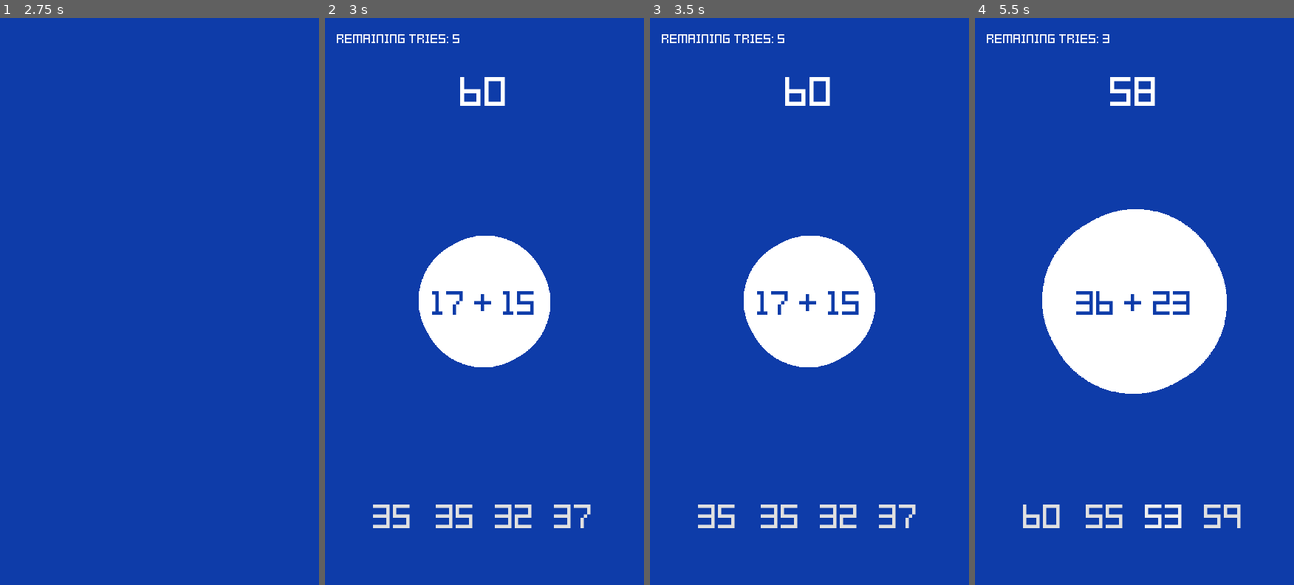
Above: before the commit, frames 1-4 (left to right).
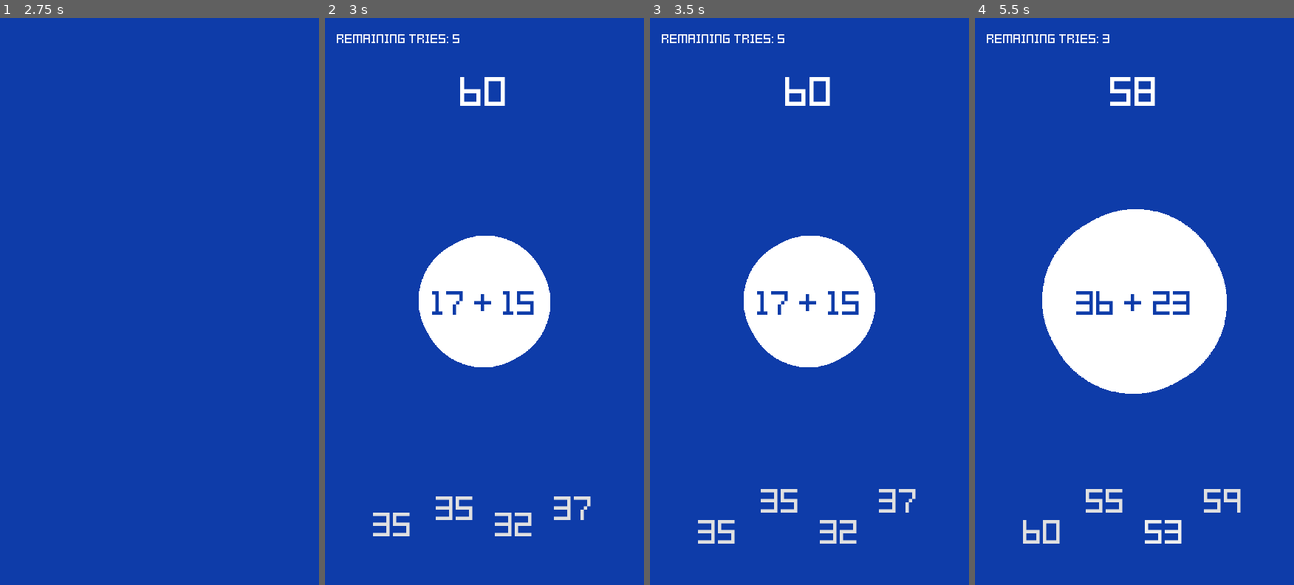
Above: after the commit, the same moments.

Repository: msanatan/Approximately
Game: Godot game, scene res://Scenes/MainMenu.tscn
Two runs of this game, one before a commit and one after it. Both use one fixed random seed, a clock stepped at 60 frames per second and the inputs below.
Inputs:
- Up to frame 1 (2.75 s): click "Play" at 0.5 s; click "Play" at 1.25 s; click "Play" at 2 s
- Up to frame 2 (3 s): no input
- Up to frame 3 (3.5 s): no input
- Up to frame 4 (5.5 s): click "35" at 3.5 s; click "35" at 4.25 s; click "32" at 5 s

Frame 1 is identical in both runs. In frame 2, 1.3% of the frame differs, in the area x 15-84%, y 84-92%; in frame 3, 1.7%; in frame 4, 1.8%, in the area x 15-84%, y 83-93%.

Commit message:
Add an animation player for the buttons to move
I used Tweens, looks like more setup for multiple nodes.
Works well!

Diff:
--- a/Scenes/Game/Answers.tscn
+++ b/Scenes/Game/Answers.tscn
@@ -13,14 +13,119 @@
 
 [sub_resource type="StyleBoxEmpty" id=3]
 
+[sub_resource type="Animation" id=8]
+resource_name = "ButtonMove"
+length = 2.0
+loop = true
+tracks/0/type = "value"
+tracks/0/path = NodePath("Answer1:rect_position")
+tracks/0/interp = 1
+tracks/0/loop_wrap = true
+tracks/0/imported = false
+tracks/0/enabled = true
+tracks/0/keys = {
+"times": PoolRealArray( 0.5, 1, 1.5, 2 ),
+"transitions": PoolRealArray( 1, 1, 1, 1 ),
+"update": 0,
+"values": [ Vector2( 64, 32 ), Vector2( 64, 0 ), Vector2( 64, -32 ), Vector2( 64, 0 ) ]
+}
+tracks/1/type = "value"
+tracks/1/path = NodePath("Answer2:rect_position")
+tracks/1/interp = 1
+tracks/1/loop_wrap = true
+tracks/1/imported = false
+tracks/1/enabled = true
+tracks/1/keys = {
+"times": PoolRealArray( 0.5, 1, 1.5, 2 ),
+"transitions": PoolRealArray( 1, 1, 1, 1 ),
+"update": 0,
+"values": [ Vector2( 144, -32 ), Vector2( 144, 0 ), Vector2( 144, 32 ), Vector2( 144, 0 ) ]
+}
+tracks/2/type = "value"
+tracks/2/path = NodePath("Answer3:rect_position")
+tracks/2/interp = 1
+tracks/2/loop_wrap = true
+tracks/2/imported = false
+tracks/2/enabled = true
+tracks/2/keys = {
+"times": PoolRealArray( 0.5, 1, 1.5, 2 ),
+"transitions": PoolRealArray( 1, 1, 1, 1 ),
+"update": 0,
+"values": [ Vector2( 224, 32 ), Vector2( 224, 0 ), Vector2( 224, -32 ), Vector2( 224, 0 ) ]
+}
+tracks/3/type = "value"
+tracks/3/path = NodePath("Answer4:rect_position")
+tracks/3/interp = 1
+tracks/3/loop_wrap = true
+tracks/3/imported = false
+tracks/3/enabled = true
+tracks/3/keys = {
+"times": PoolRealArray( 0.5, 1, 1.5, 2 ),
+"transitions": PoolRealArray( 1, 1, 1, 1 ),
+"update": 0,
+"values": [ Vector2( 304, -32 ), Vector2( 304, 0 ), Vector2( 304, 32 ), Vector2( 304, 0 ) ]
+}
+
+[sub_resource type="Animation" id=9]
+length = 0.001
+tracks/0/type = "value"
+tracks/0/path = NodePath("Answer1:rect_position")
+tracks/0/interp = 1
+tracks/0/loop_wrap = true
+tracks/0/imported = false
+tracks/0/enabled = true
+tracks/0/keys = {
+"times": PoolRealArray( 0 ),
+"transitions": PoolRealArray( 1 ),
+"update": 0,
+"values": [ Vector2( 64, 32 ) ]
+}
+tracks/1/type = "value"
+tracks/1/path = NodePath("Answer2:rect_position")
+tracks/1/interp = 1
+tracks/1/loop_wrap = true
+tracks/1/imported = false
+tracks/1/enabled = true
+tracks/1/keys = {
+"times": PoolRealArray( 0 ),
+"transitions": PoolRealArray( 1 ),
+"update": 0,
+"values": [ Vector2( 144, 0 ) ]
+}
+tracks/2/type = "value"
+tracks/2/path = NodePath("Answer3:rect_position")
+tracks/2/interp = 1
+tracks/2/loop_wrap = true
+tracks/2/imported = false
+tracks/2/enabled = true
+tracks/2/keys = {
+"times": PoolRealArray( 0 ),
+"transitions": PoolRealArray( 1 ),
+"update": 0,
+"values": [ Vector2( 224, 32 ) ]
+}
+tracks/3/type = "value"
+tracks/3/path = NodePath("Answer4:rect_position")
+tracks/3/interp = 1
+tracks/3/loop_wrap = true
+tracks/3/imported = false
+tracks/3/enabled = true
+tracks/3/keys = {
+"times": PoolRealArray( 0 ),
+"transitions": PoolRealArray( 1 ),
+"update": 0,
+"values": [ Vector2( 304, 0 ) ]
+}
+
 [node name="Answers" type="Node2D"]
 position = Vector2( 0, 640 )
 script = ExtResource( 1 )
 
 [node name="Answer1" type="Button" parent="."]
 margin_left = 64.0
+margin_top = 32.0
 margin_right = 120.0
-margin_bottom = 66.0
+margin_bottom = 98.0
 custom_fonts/font = ExtResource( 2 )
 custom_styles/hover = SubResource( 4 )
 custom_styles/pressed = SubResource( 5 )
@@ -49,8 +154,9 @@
 
 [node name="Answer3" type="Button" parent="."]
 margin_left = 224.0
+margin_top = 32.0
 margin_right = 290.0
-margin_bottom = 66.0
+margin_bottom = 98.0
 custom_fonts/font = ExtResource( 2 )
 custom_styles/hover = SubResource( 4 )
 custom_styles/pressed = SubResource( 5 )
@@ -58,6 +164,9 @@
 custom_styles/disabled = SubResource( 7 )
 custom_styles/normal = SubResource( 3 )
 text = "32"
+__meta__ = {
+"_edit_use_anchors_": false
+}
 
 [node name="Answer4" type="Button" parent="."]
 margin_left = 304.0
@@ -70,6 +179,13 @@
 custom_styles/disabled = SubResource( 7 )
 custom_styles/normal = SubResource( 3 )
 text = "33"
+__meta__ = {
+"_edit_use_anchors_": false
+}
+
+[node name="AnimationPlayer" type="AnimationPlayer" parent="."]
+anims/ButtonMove = SubResource( 8 )
+anims/RESET = SubResource( 9 )
 
 [connection signal="pressed" from="Answer1" to="." method="_on_Answer1_pressed"]
 [connection signal="pressed" from="Answer2" to="." method="_on_Answer2_pressed"]
--- a/Scripts/Game/Answers.gd
+++ b/Scripts/Game/Answers.gd
@@ -7,8 +7,12 @@
 onready var answer_2: Button = $Answer2
 onready var answer_3: Button = $Answer3
 onready var answer_4: Button = $Answer4
+onready var button_animation: AnimationPlayer = $AnimationPlayer
 
 var correct_answer: int
+
+func _ready():
+    button_animation.play('ButtonMove')
 
 
 func set_answers(answers: Array, correct_ans: int):
Not shown: 1 places in Scenes/Game/Answers.tscn that only renumber resources
